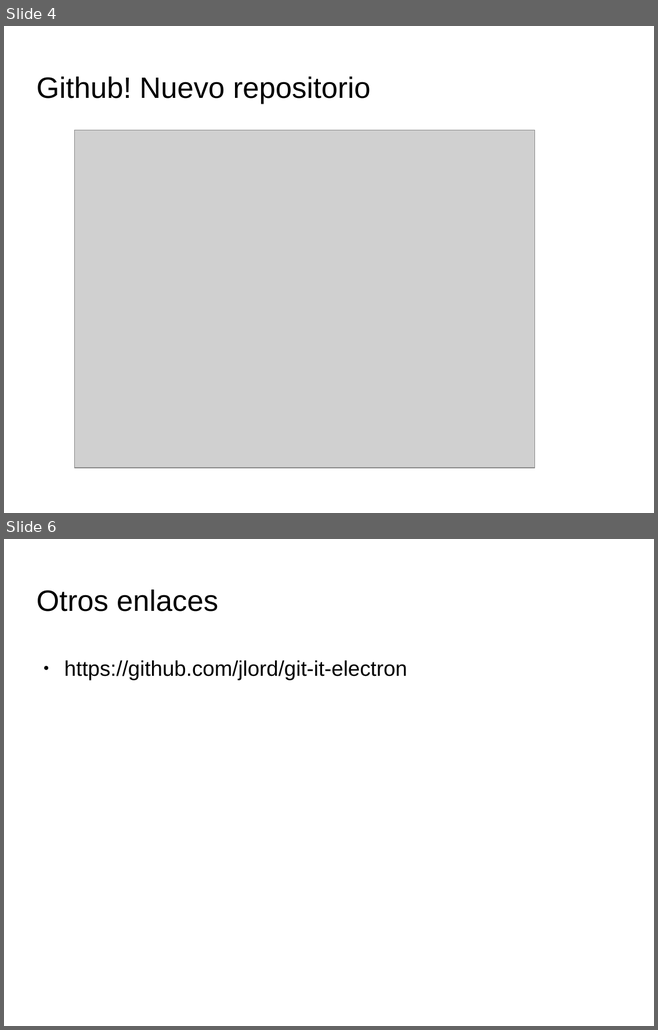
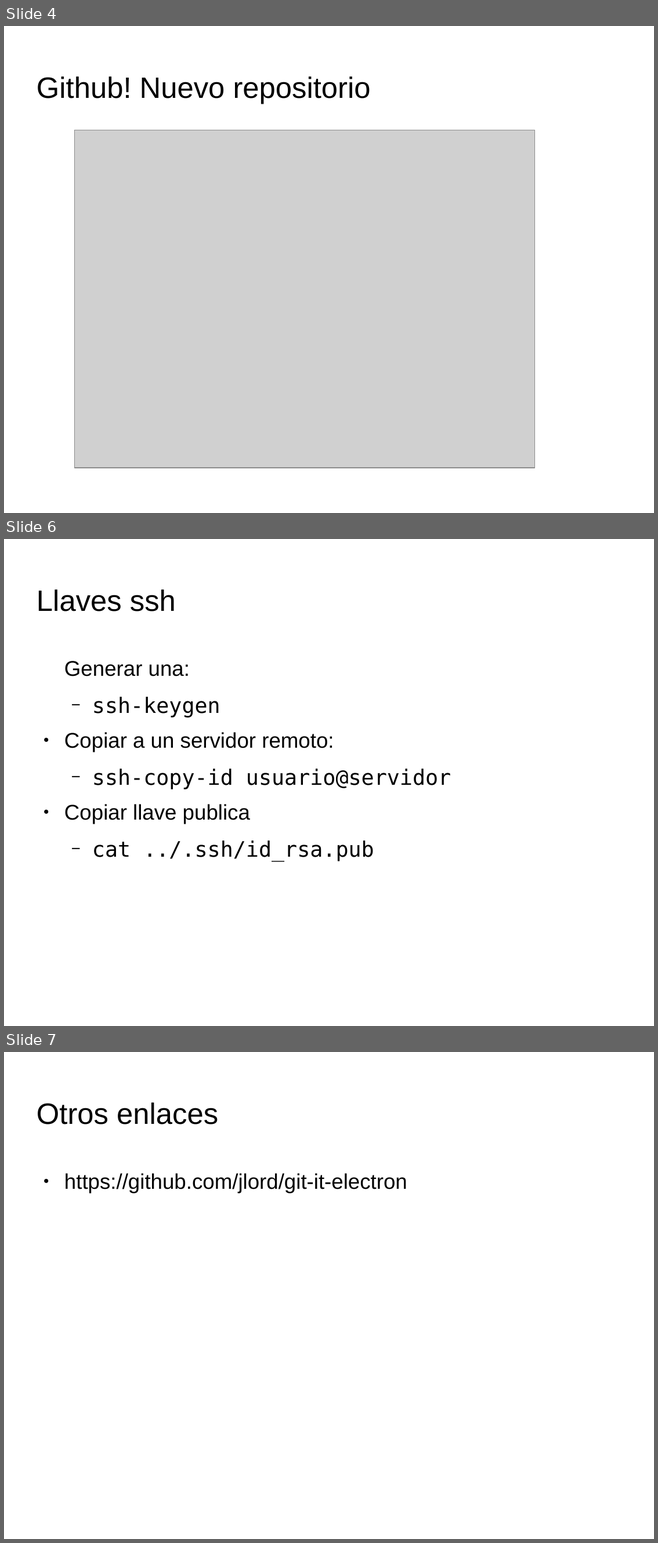
Before and after one commit to pablodav/linuxpay, a slide deck: presentacion_git.odp. Shown one above the other, each under a label of ours: slides 4 and 6 before the commit, slides 4, 6 and 7 after it; the slides between them are not shown. The pictures are 658x1030 and 658x1543 pixels, drawn with LibreOffice and Linux fonts; fonts in the diff are those of the drawing; grey boxes stand for pictures; background and template pictures are left out. Boxes give left, top, right and bottom in pixels: in the first picture for what was removed or moved away, otherwise in the second. Text is boxed around its words. In the diff, an @@ line names an element or a change of style, - is before the commit and + after.

Commit message:
actualizo presentacion con llaves ssh

```diff
--- a/presentacion_git.odp
+++ b/presentacion_git.odp
@@ slide 6 added at (4, 539, 654, 1026), background picture (left out) @@
@@ title added at (36, 589, 176, 611), 36 pt, text #000000 @@
+Llaves ssh
@@ text added at (64, 661, 451, 862), 26 pt, text #000000 @@
+Generar una:
+  − ssh-keygen
+● Copiar a un servidor remoto:
+  − ssh-copy-id usuario@servidor
+● Copiar llave publica
+  − cat ../.ssh/id_rsa.pub
@@ what was slide 6 is now slide 7 @@
```
Also in this commit, not shown: 1 slide changed.
